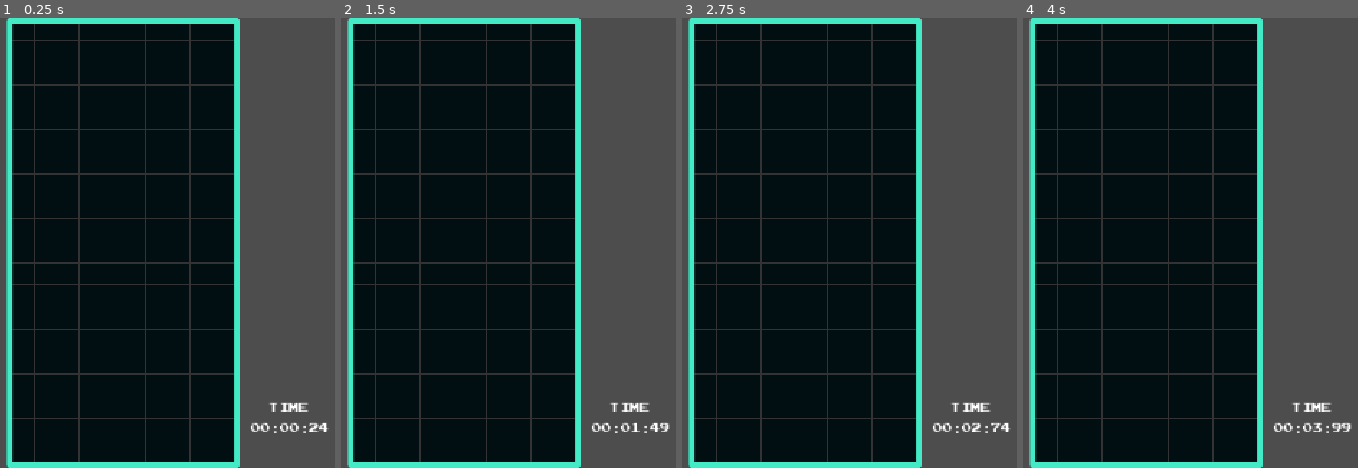
Above: before the commit, frames 1-4 (left to right).
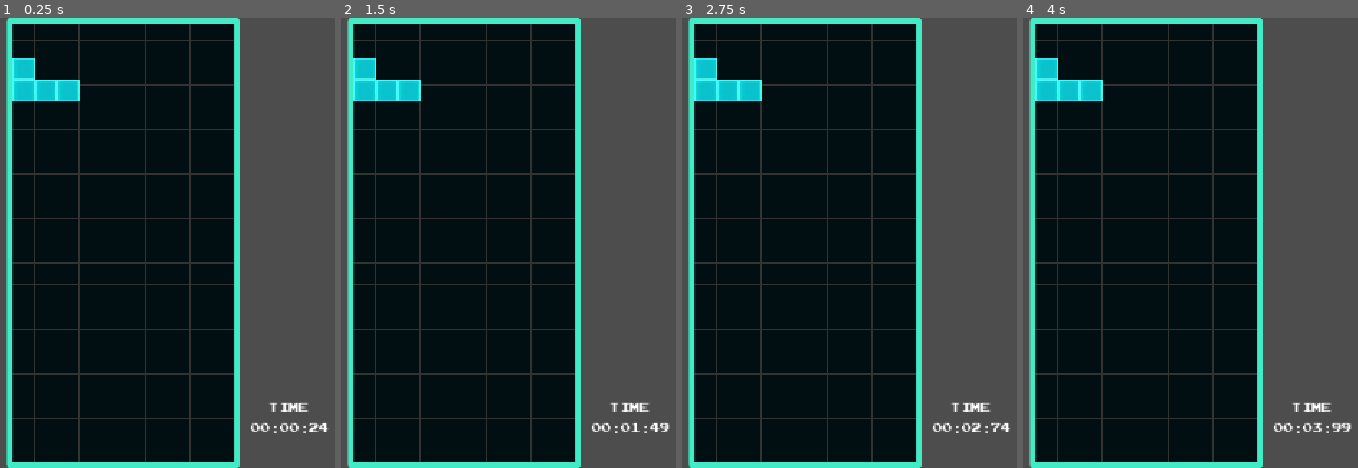
Above: after the commit, the same moments.

Repository: THeikkila91/R12-Gamejam
Game: Godot game, scene res://game.tscn
Two runs of this game, one before a commit and one after it. Both use one fixed random seed, a clock stepped at 60 frames per second and the inputs below. Before the commit the project has no main scene; this scene is started directly in both runs.
Inputs:
- Up to frame 1 (0.25 s): no input
- Up to frame 2 (1.5 s): tap Enter at 0.5 s
- Up to frame 3 (2.75 s): no input
- Up to frame 4 (4 s): tap Space at 3.5 s

The runs differ from the first frame. In frame 1, 1.3% of the frame differs, in the area x 3-24%, y 8-19%; in frame 2, 1.3%; in frame 3, 1.3%; in frame 4, 1.3%.

Commit message:
Ensimmäinen palikka

Diff:
--- a/r-12-gamejam/game.tscn
+++ b/r-12-gamejam/game.tscn
@@ -1,8 +1,9 @@
-[gd_scene load_steps=9 format=3 uid="uid://0s1aek0l1wl5"]
+[gd_scene load_steps=10 format=3 uid="uid://0s1aek0l1wl5"]
 
 [ext_resource type="Shader" uid="uid://d4ifb4k21wd16" path="res://game.gdshader" id="1_80nbo"]
 [ext_resource type="Script" uid="uid://dgi8ysg7a7yf7" path="res://game.gd" id="1_e2o6t"]
 [ext_resource type="FontFile" uid="uid://chahbhsabnvip" path="res://ARCADECLASSIC.TTF" id="3_feb5d"]
+[ext_resource type="PackedScene" path="res://l_block.tscn" id="4_fc0e3"]
 
 [sub_resource type="ShaderMaterial" id="ShaderMaterial_e2o6t"]
 shader = ExtResource("1_80nbo")
@@ -65,3 +66,6 @@
 label_settings = SubResource("LabelSettings_feb5d")
 horizontal_alignment = 1
 vertical_alignment = 1
+
+[node name="L_Block" parent="." instance=ExtResource("4_fc0e3")]
+position = Vector2(433, 73)
--- /dev/null
+++ b/r-12-gamejam/l_block.tscn
@@ -0,0 +1,31 @@
+[gd_scene load_steps=2 format=3 uid="uid://db2qp7fr3pfif"]
+
+[ext_resource type="Texture2D" uid="uid://cvluc3jx4w6mx" path="res://assets/tetris-export.png" id="1_dje6m"]
+
+[node name="L_Block" type="CharacterBody2D"]
+
+[node name="Sprite2D" type="Sprite2D" parent="."]
+texture = ExtResource("1_dje6m")
+hframes = 8
+region_rect = Rect2(0, 0, 256, 32)
+
+[node name="Sprite2D" type="Sprite2D" parent="Sprite2D"]
+position = Vector2(0, 32)
+texture = ExtResource("1_dje6m")
+hframes = 8
+region_rect = Rect2(0, 0, 256, 32)
+
+[node name="Sprite2D2" type="Sprite2D" parent="Sprite2D"]
+position = Vector2(32, 32)
+texture = ExtResource("1_dje6m")
+hframes = 8
+region_rect = Rect2(0, 0, 256, 32)
+
+[node name="Sprite2D3" type="Sprite2D" parent="Sprite2D"]
+position = Vector2(64, 32)
+texture = ExtResource("1_dje6m")
+hframes = 8
+region_rect = Rect2(0, 0, 256, 32)
+
+[node name="CollisionPolygon2D" type="CollisionPolygon2D" parent="."]
+polygon = PackedVector2Array(-16, -16, 16, -16, 16, 16, 80, 16, 80, 48, -16, 48)
--- a/r-12-gamejam/project.godot
+++ b/r-12-gamejam/project.godot
@@ -11,6 +11,7 @@
 [application]
 
 config/name="R12-Gamejam"
+run/main_scene="uid://0s1aek0l1wl5"
 config/features=PackedStringArray("4.5", "Mobile")
 config/icon="res://icon.svg"
 
